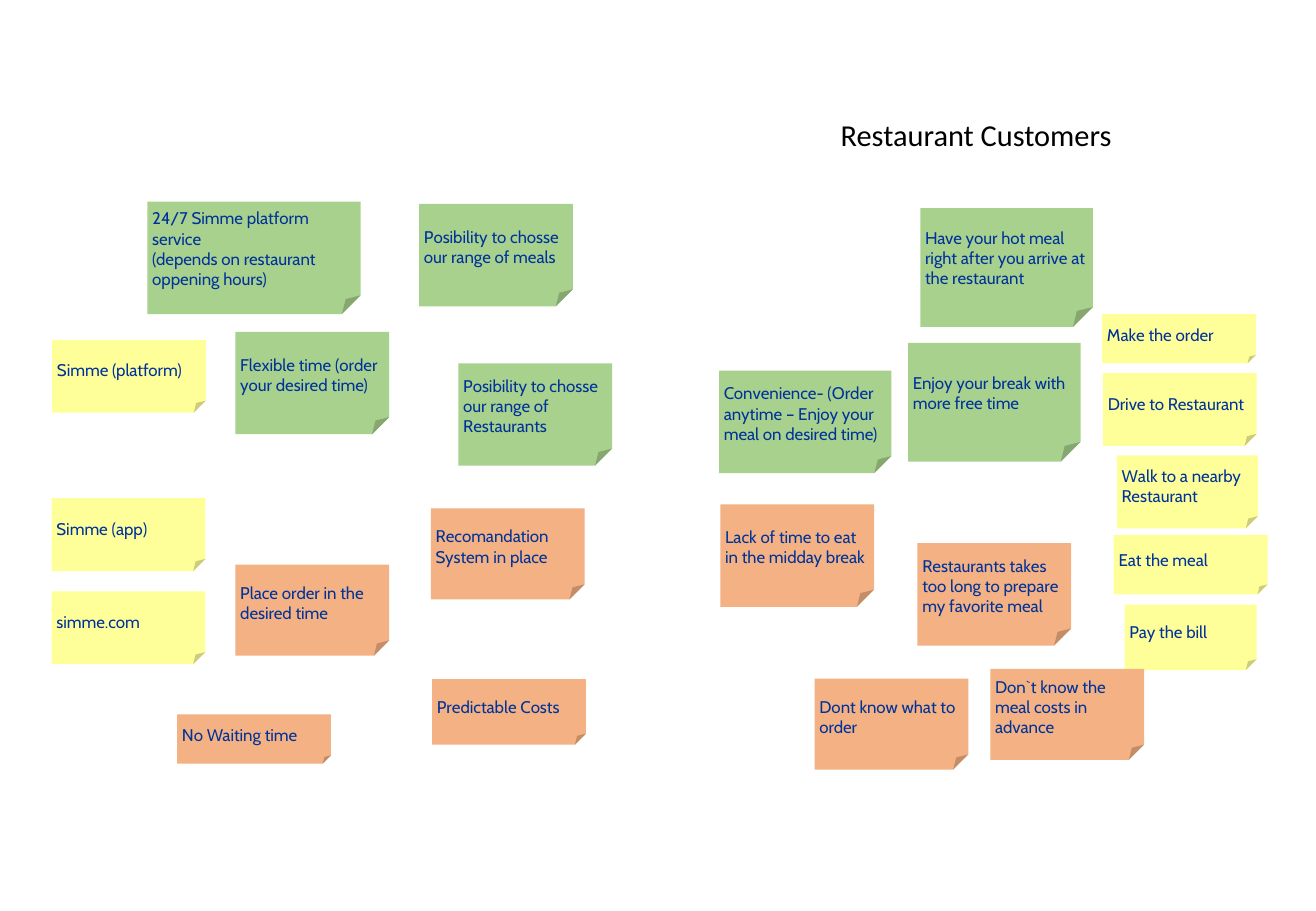
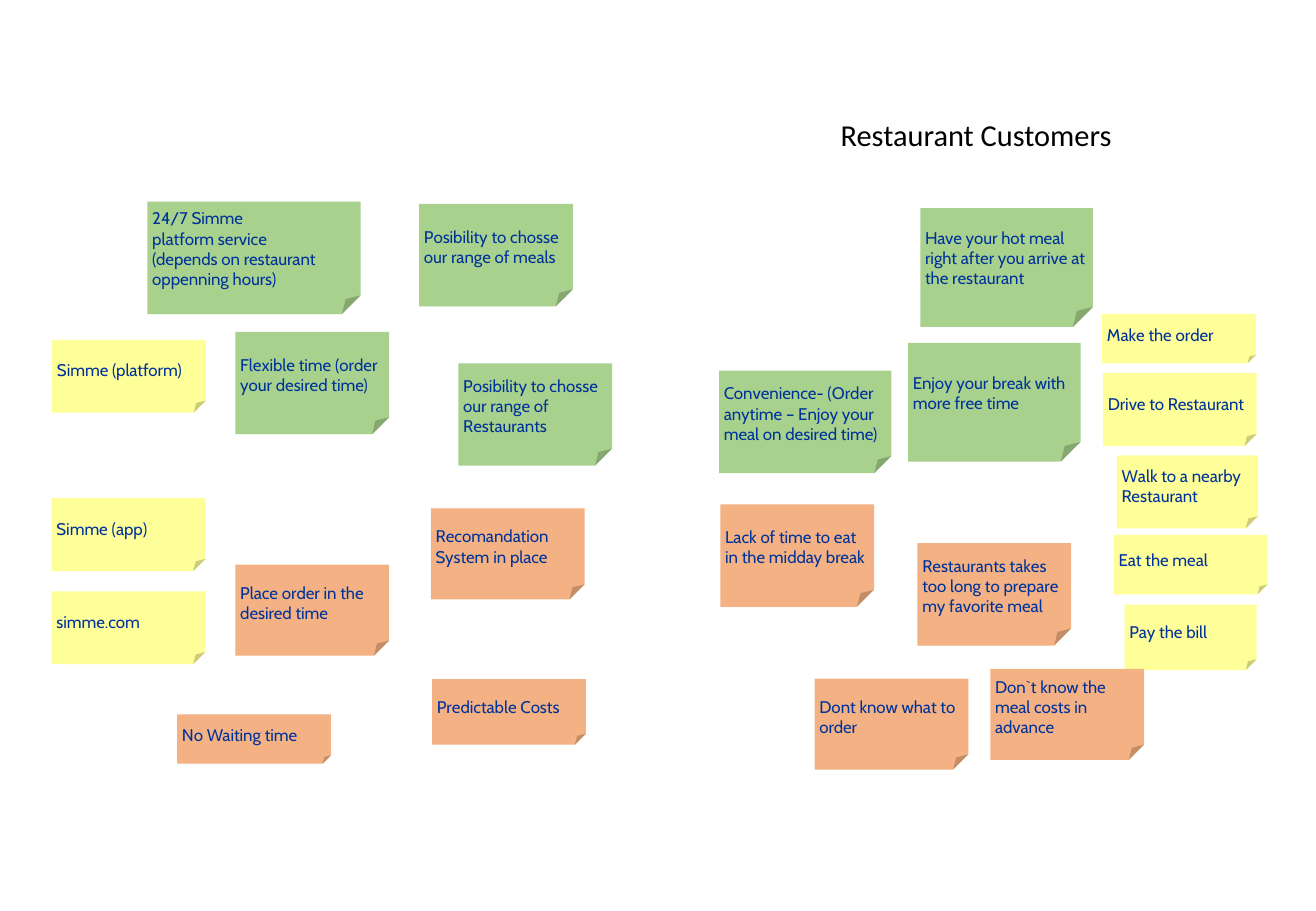
Before and after one commit to DigiBP/DigiBP-SIMME, a slide deck: slide 1 of documents/Value_Proposition_Canvas.pptx. Drawn at 1316x911 pixels with LibreOffice and Linux fonts; fonts in the diff are those of the drawing; background and template pictures are left out. Boxes give left, top, right and bottom in pixels: in the first picture for what was removed or moved away, otherwise in the second. Text is boxed around its words. In the diff, an @@ line names an element or a change of style, - is before the commit and + after.

```diff
--- a/documents/Value_Proposition_Canvas.pptx
+++ b/documents/Value_Proposition_Canvas.pptx
@@ text in folded corner at [152,252,316,289]: text changed @@
-(depends on restaurant oppening hours)
+(depends on restaurant oppenning hours)
```
Also in this commit, not shown: 1 slide added.
